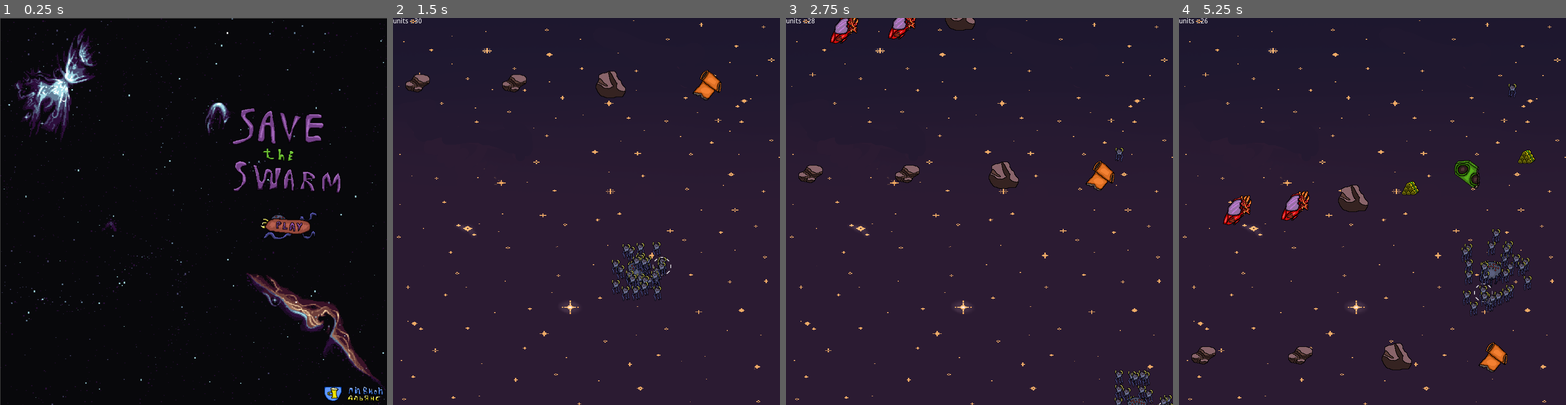
Above: before the commit, frames 1-4 (left to right).
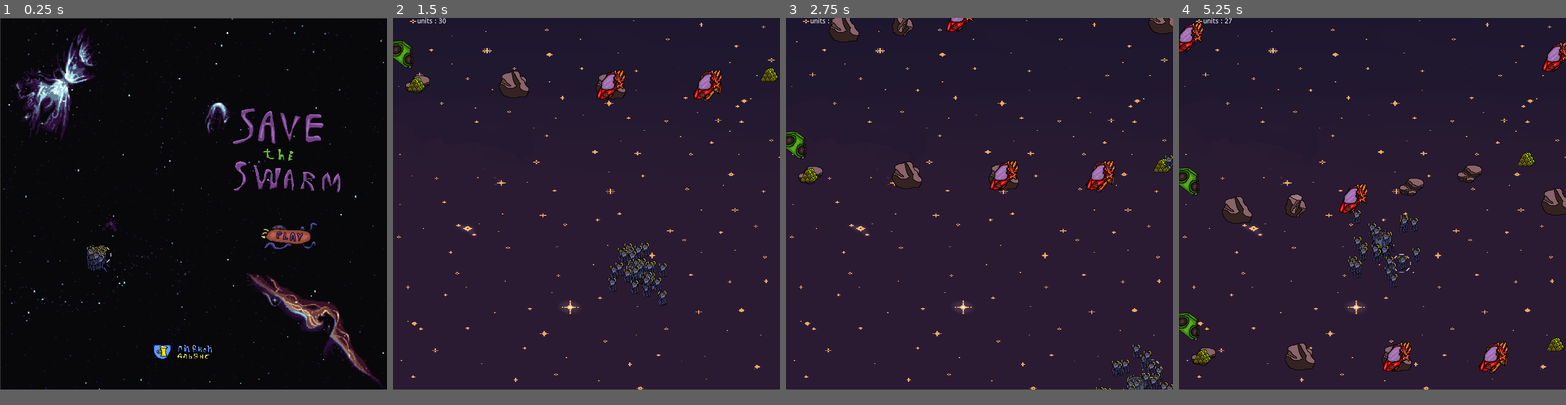
Above: after the commit, the same moments.

Repository: Onizik/game_old
Game: Godot game, scene res://menu.tscn
Same seed, same stepped clock (60 frames per second), same inputs: the game is played once before the commit and once after it.
Inputs (mouse positions are in pixels of both pictures, inside the frame that each line leads up to; where the layout moved, square brackets give the same spot in the first picture):
- Up to frame 1 (0.25 s): no input
- Up to frame 2 (1.5 s): click (683, 246) [679, 226] at 0.5 s; hold Right (ui_right) from 1.28 s (still down)
- Up to frame 3 (2.75 s): tap Space (ui_select) at 1.52, 2.27 s; release Right (ui_right) at 2.03 s; hold Down (ui_down) from 2.03 s (still down)
- Up to frame 4 (5.25 s): release Down (ui_down) at 2.78 s; hold Right (ui_right) 2.78-3.53 s; hold Up (ui_up) 3.53-4.28 s; tap Space (ui_select) at 3.77, 4.52 s; hold Left (ui_left) from 4.28 s (still down)
In our replay, the window is 800x800 before the commit and 800x768 after it. These sizes can differ from the game's own. Grey fills any space a smaller window leaves; there, only what the larger window draws over its background counts as a difference.

The runs differ from the first frame. In frame 1, 1.4% of the frame differs, in the area x 0-100%, y 50-100%; in frame 2, 2.9%; in frame 3, 3.6%; in frame 4, 6.7%, in the area x 0-100%, y 0-100%.

Commit message:
asd

Diff:
--- /dev/null
+++ b/defeat.gd
@@ -0,0 +1,15 @@
+extends Sprite
+
+func _ready():
+	# Called when the node is added to the scene for the first time.
+	# Initialization here
+	pass
+
+#func _process(delta):
+#	# Called every frame. Delta is time since last frame.
+#	# Update game logic here.
+#	pass
+
+
+func _on_Button_pressed():
+	get_tree().change_scene("res://menu.tscn")
--- /dev/null
+++ b/defeat.tscn
@@ -0,0 +1,44 @@
+[gd_scene load_steps=4 format=2]
+
+[ext_resource path="res://assets/other stuff/background.png" type="Texture" id=1]
+[ext_resource path="res://defeat.gd" type="Script" id=2]
+[ext_resource path="res://assets/other stuff/defeat.png" type="Texture" id=3]
+
+[node name="Sprite" type="Sprite"]
+
+position = Vector2( 400, 400 )
+texture = ExtResource( 1 )
+script = ExtResource( 2 )
+_sections_unfolded = [ "Transform" ]
+
+[node name="Sprite" type="Sprite" parent="." index="0"]
+
+position = Vector2( 10, -100 )
+texture = ExtResource( 3 )
+
+[node name="Button" type="Button" parent="." index="1"]
+
+anchor_left = 0.0
+anchor_top = 0.0
+anchor_right = 0.0
+anchor_bottom = 0.0
+margin_left = -30.0
+margin_top = 20.0
+margin_right = 38.0
+margin_bottom = 40.0
+rect_pivot_offset = Vector2( 0, 0 )
+rect_clip_content = false
+focus_mode = 2
+mouse_filter = 0
+mouse_default_cursor_shape = 0
+size_flags_horizontal = 1
+size_flags_vertical = 1
+toggle_mode = false
+enabled_focus_mode = 2
+shortcut = null
+group = null
+text = "To the menu"
+flat = false
+align = 1
+
+[connection signal="pressed" from="Button" to="." method="_on_Button_pressed"]
--- a/main_scene.gd
+++ b/main_scene.gd
@@ -8,7 +8,7 @@
 var barrier = preload("res://barrier.tscn")
 
 func _ready():
-	pass
+	generate2()
 
 func _process(delta):
 	time -= delta
@@ -30,8 +30,21 @@
 				generate6()
 			elif rand == 6:
 				generate7()
+			generate_1()
+			generate_2()
 			generate_time = default_generate_time
 
+func generate_1():
+	var new_barrier = barrier.instance()
+	new_barrier.position.y = -60
+	new_barrier.position.x = 20
+	add_child(new_barrier)
+
+func generate_2():
+	var new_barrier = barrier.instance()
+	new_barrier.position.y = -20
+	new_barrier.position.x = 780
+	add_child(new_barrier)
 
 func generate1():
 	for i in range(15):
--- a/main_scene.tscn
+++ b/main_scene.tscn
@@ -7,7 +7,7 @@
 [ext_resource path="res://assets/other stuff/fire.wav" type="AudioStream" id=5]
 [ext_resource path="res://assets/other stuff/damage.wav" type="AudioStream" id=6]
 
-[node name="root" type="Node2D"]
+[node name="root" type="Node2D" index="0"]
 
 script = ExtResource( 1 )
 
@@ -28,7 +28,8 @@
 anchor_top = 0.0
 anchor_right = 0.0
 anchor_bottom = 0.0
-margin_right = 40.0
+margin_left = 50.0
+margin_right = 90.0
 margin_bottom = 14.0
 rect_pivot_offset = Vector2( 0, 0 )
 rect_clip_content = false
--- a/menu.tscn
+++ b/menu.tscn
@@ -2,12 +2,12 @@
 
 [ext_resource path="res://assets/other stuff/background1.png" type="Texture" id=1]
 [ext_resource path="res://assets/other stuff/Title.png" type="Texture" id=2]
-[ext_resource path="res://assets/other stuff/groupLogo.png" type="Texture" id=3]
-[ext_resource path="res://assets/other stuff/Dr_Doctor_-_12_-_Semilanceata.ogg" type="AudioStream" id=4]
-[ext_resource path="res://assets/other stuff/playbutton.png" type="Texture" id=5]
-[ext_resource path="res://TextureButton.gd" type="Script" id=6]
+[ext_resource path="res://assets/other stuff/playbutton.png" type="Texture" id=3]
+[ext_resource path="res://TextureButton.gd" type="Script" id=4]
+[ext_resource path="res://assets/other stuff/groupLogo.png" type="Texture" id=5]
+[ext_resource path="res://player.tscn" type="PackedScene" id=6]
 
-[node name="Node2D" type="Node2D"]
+[node name="root" type="Node2D"]
 
 position = Vector2( 33.0499, 31.3003 )
 
@@ -22,30 +22,16 @@
 position = Vector2( 561.334, 234.844 )
 texture = ExtResource( 2 )
 
-[node name="logo" type="Sprite" parent="." index="2"]
-
-position = Vector2( 699.811, 745.299 )
-texture = ExtResource( 3 )
-
-[node name="AudioStreamPlayer" type="AudioStreamPlayer" parent="." index="3"]
-
-stream = ExtResource( 4 )
-volume_db = -20.0
-pitch_scale = 1.0
-autoplay = true
-mix_target = 0
-bus = "Master"
-
-[node name="TextureButton" type="TextureButton" parent="." index="4"]
+[node name="TextureButton" type="TextureButton" parent="." index="2"]
 
 anchor_left = 0.0
 anchor_top = 0.0
 anchor_right = 0.0
 anchor_bottom = 0.0
-margin_left = 498.0
-margin_top = 366.0
-margin_right = 626.0
-margin_bottom = 430.0
+margin_left = 499.0
+margin_top = 387.0
+margin_right = 627.0
+margin_bottom = 451.0
 rect_pivot_offset = Vector2( 0, 0 )
 rect_clip_content = false
 focus_mode = 2
@@ -57,8 +43,38 @@
 enabled_focus_mode = 2
 shortcut = null
 group = null
-texture_normal = ExtResource( 5 )
-script = ExtResource( 6 )
+texture_normal = ExtResource( 3 )
+script = ExtResource( 4 )
 _sections_unfolded = [ "Textures" ]
 
+[node name="logo" type="Sprite" parent="." index="3"]
+
+position = Vector2( 346.95, 658.7 )
+texture = ExtResource( 5 )
+
+[node name="player" parent="." index="4" instance=ExtResource( 6 )]
+
+position = Vector2( 166.95, 468.7 )
+_sections_unfolded = [ "Transform", "Visibility" ]
+
+[node name="label" type="Label" parent="." index="5"]
+
+anchor_left = 0.0
+anchor_top = 0.0
+anchor_right = 0.0
+anchor_bottom = 0.0
+margin_left = -453.0
+margin_top = 89.0
+margin_right = -363.0
+margin_bottom = 103.0
+rect_pivot_offset = Vector2( 0, 0 )
+rect_clip_content = false
+mouse_filter = 2
+mouse_default_cursor_shape = 0
+size_flags_horizontal = 1
+size_flags_vertical = 4
+percent_visible = 1.0
+lines_skipped = 0
+max_lines_visible = -1
+
 [connection signal="pressed" from="TextureButton" to="TextureButton" method="_on_TextureButton_pressed"]
--- a/player.gd
+++ b/player.gd
@@ -37,6 +37,14 @@
 		push_unit()
 
 	position += direction.normalized() * delta * speed
+	if position.y > 768:
+		position.y = 768
+	if position.y < 0:
+		position.y = 0
+	if position.x > 800:
+		position.x = 800
+	if position.x < 0:
+		position.x = 0
 
 func generate_unit():
 	var new_unit = unit.instance()
@@ -63,3 +71,5 @@
 		if units.size() > 0:
 			dead_unit_()
 			$"../damage".play()
+		else:
+			get_tree().change_scene("res://defeat.tscn")
--- a/player.tscn
+++ b/player.tscn
@@ -31,7 +31,7 @@
 
 frames = SubResource( 1 )
 animation = "default"
-frame = 11
+frame = 9
 playing = true
 
 [node name="player" type="RigidBody2D" parent="." index="1"]
--- a/project.godot
+++ b/project.godot
@@ -17,7 +17,7 @@
 [display]
 
 window/size/width=800
-window/size/height=800
+window/size/height=768
 
 [input]
 
--- /dev/null
+++ b/vin.tscn
@@ -0,0 +1,17 @@
+[gd_scene load_steps=3 format=2]
+
+[ext_resource path="res://assets/other stuff/background.png" type="Texture" id=1]
+[ext_resource path="res://assets/other stuff/victory.png" type="Texture" id=2]
+
+[node name="Node2D" type="Node2D"]
+
+[node name="Sprite" type="Sprite" parent="." index="0"]
+
+position = Vector2( 400, 400 )
+texture = ExtResource( 1 )
+_sections_unfolded = [ "Transform" ]
+
+[node name="Sprite2" type="Sprite" parent="." index="1"]
+
+position = Vector2( 400, 280 )
+texture = ExtResource( 2 )
